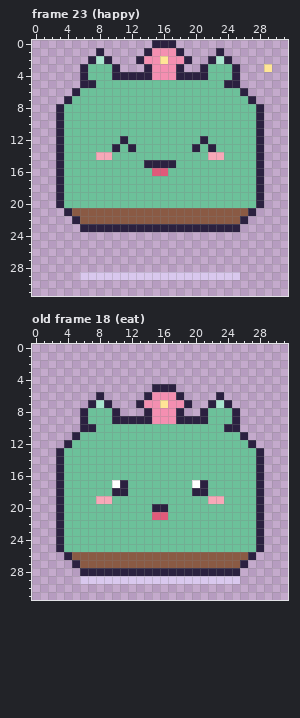
Pixel-art file -- art/characters/nature/fernwhisk.aseprite. Above, as it was before the edit.
32x32 pixels, 24 frames. Shown: frame 23 (happy), old frame 18 (eat). The commit also changed other frames, which this record leaves out.
The result:
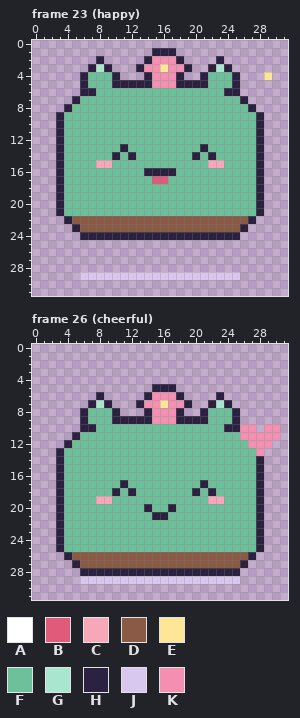
Palette (. is transparent): A #ffffff  B #e05a7a  C #f7a8b8  D #8a5a44  E #ffe596  F #6cc19a  G #a8e6cf  H #2b2140  J #d9c8ee  K #f48fb1
A new or re-ordered frame is compared with the old frame closest to it.
Changes in this commit:
frames 24 -> 28
Frame 23 (happy), layer "pet":
The author changed colour F to colour B in row 17 at x 15 to 16.
The author changed colour F to colour C in row 15 at x 8 to 9 and 22 to 23.
The author changed colour H to colour D in row 22 at x 5 and 26; in row 23 at x 6 to 25.
Colour E now appears in row 4 at x 29.
The author changed colour K to colour E in row 3 at x 16.
The author changed colour C to colour F in row 14 at x 8 to 9 and 23.
The author changed colour D to colour F in row 21 at x 5 to 26.
The author changed colour H to colour F in row 5 at x 7 and 24; in row 12 at x 11 and 21; in row 13 at x 10, 12, 20 and 22; in row 15 at x 14 to 17; in row 21 at x 4 and 27.
The author changed colour F to colour G in row 3 at x 8 and 23.
Colour H now appears in row 3 at x 13 and 19; in row 21 at x 3 and 28; in row 22 at x 4 and 27; in row 23 at x 5 and 26; in row 24 at x 6 to 25.
The author changed colour B to colour H in row 16 at x 15 to 16.
The author changed colour C to colour H in row 14 at x 22.
The author changed colour F to colour H in row 3 at x 7, 9, 22 and 24; in row 5 at x 10 to 14 and 18 to 21; in row 6 at x 6 to 7 and 24 to 25; in row 7 at x 5 and 26; in row 8 at x 4 and 27; in row 13 at x 11 and 21.
The author changed colour F to colour H in row 14 at x 10, 12 and 20; in row 16 at x 14 and 17.
The author changed colour G to colour H in row 2 at x 8 and 23.
The author changed colour K to colour H in row 1 at x 15 to 17; in row 2 at x 14 and 18.
The author changed colour E to colour K in row 2 at x 16.
The author changed colour F to colour K in row 5 at x 15 to 17.
The author changed colour H to colour K in row 3 at x 14 and 18.
Colour E is gone in row 3 at x 29.
Colour H is gone in row 0 at x 15 to 17; in row 1 at x 8, 14, 18 and 23; in row 2 at x 7, 9, 13, 19, 22 and 24; in row 3 at x 6, 10, 21 and 25; in row 4 at x 11 to 13 and 19 to 20; in row 6 at x 5 and 26.
Colour H is gone in row 7 at x 4 and 27; in row 8 at x 3 and 28.
Frame 26 (cheerful) is new; against old frame 18 (eat), layer "pet":
The author changed colour A to colour F in row 17 at x 10 and 20.
The author changed colour H to colour F in row 18 at x 11 and 21; in row 20 at x 15 to 16.
The author changed colour B to colour H in row 21 at x 15 to 16.
The author changed colour F to colour H in row 18 at x 12 and 22; in row 20 at x 14 and 17.
Colour K now appears in row 10 at x 26 to 27 and 29 to 30; in row 11 at x 27 to 30; in row 12 at x 28 to 29.
The author changed colour H to colour K in row 11 at x 26; in row 12 at x 27; in row 13 at x 28.
Changed places in both pictures, as pixel boxes (x1, y1, x2, y2):
changed: (56, 40, 272, 112)
changed: (96, 136, 224, 184)
changed: (56, 208, 264, 240)
changed: (240, 424, 280, 456)
changed: (112, 480, 216, 520)
